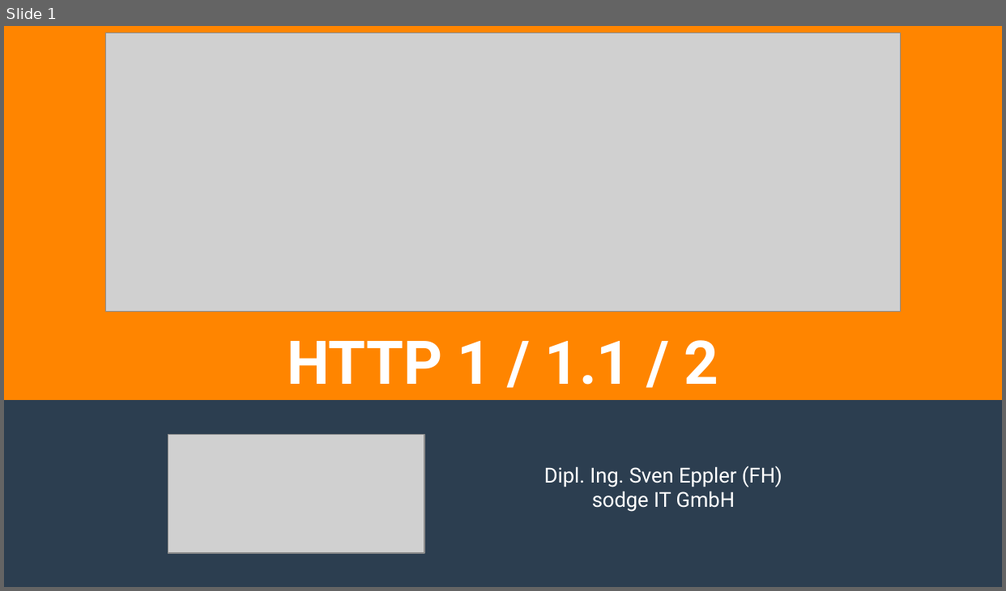
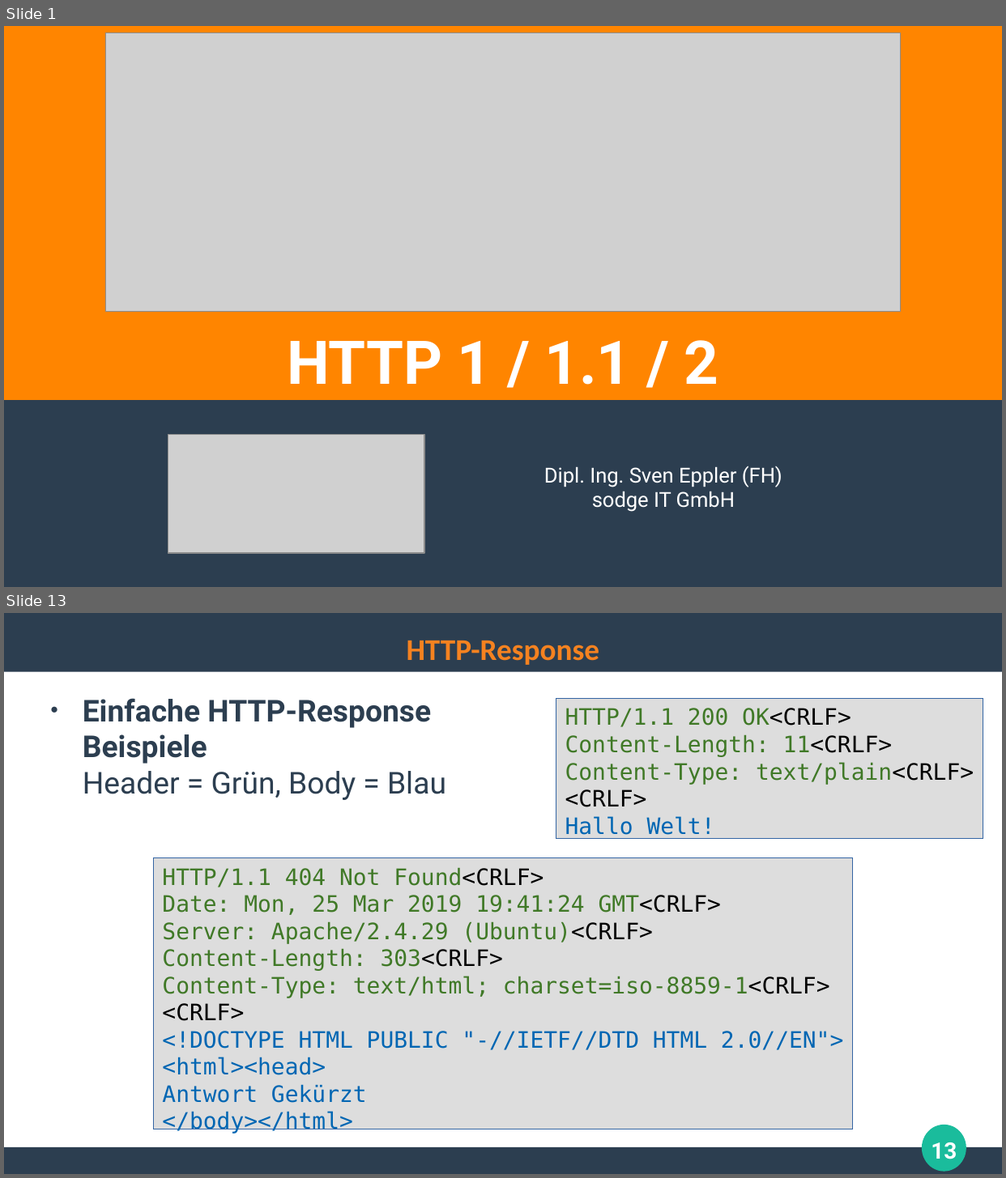
Before and after one commit to ghandmann/HS-AlbSig-WebAnwendungen2, a slide deck: Kapitel/02_HTTP.odp. Shown one above the other, each under a label of ours: slide 1 before the commit, slides 1 and 13 after it; the slides between them are not shown. The pictures are 1006x591 and 1006x1178 pixels, drawn with LibreOffice and Linux fonts; fonts in the diff are those of the drawing; grey boxes stand for pictures. Boxes give left, top, right and bottom in pixels: in the first picture for what was removed or moved away, otherwise in the second. Text is boxed around its words. In the diff, an @@ line names an element or a change of style, - is before the commit and + after.

Commit message:
Update HTTP presentation

```diff
--- a/Kapitel/02_HTTP.odp
+++ b/Kapitel/02_HTTP.odp
@@ slide 13 added at (4,613,1002,1174), background #FFFFFF @@
@@ rectangle added at (4,613,1002,672), fill #2C3E50 @@
@@ title added at (407,641,600,665), 24 pt, text #F58220, bold @@
+HTTP-Response
@@ text added at (83,698,446,800), 24 pt, text #2C3E50, bold @@
+● Einfache HTTP-Response
+  Beispiele
+  Header = Grün, Body = Blau
@@ rectangle added at (556,698,983,838), fill #DDDDDD, outline #3465A4 0 pt, 18 pt, text #407927 @@
+HTTP/1.1 200 OK<CRLF>
+Content-Length: 11<CRLF>
+Content-Type: text/plain<CRLF>
+<CRLF>
+Hallo Welt!
@@ rectangle added at (153,858,853,1130), fill #DDDDDD, outline #3465A4 0 pt, 18 pt, text #407927 @@
+HTTP/1.1 404 Not Found<CRLF>
+Date: Mon, 25 Mar 2019 19:41:24 GMT<CRLF>
+Server: Apache/2.4.29 (Ubuntu)<CRLF>
+Content-Length: 303<CRLF>
+Content-Type: text/html; charset=iso-8859-1<CRLF>
+<CRLF>
+<!DOCTYPE HTML PUBLIC "-//IETF//DTD HTML 2.0//EN">
+<html><head>
+Antwort Gekürzt
+</body></html>
@@ ellipse added at (923,1125,966,1172), fill #1ABC9C @@
@@ page number added at (931,1143,957,1160), 18 pt, text #FFFFFF, bold @@
+13
@@ rectangle added at (4,1148,1002,1174), fill #2C3E50 @@
```
Also in this commit, not shown: 4 slides changed, 14 other slides added, 3 slides removed.
